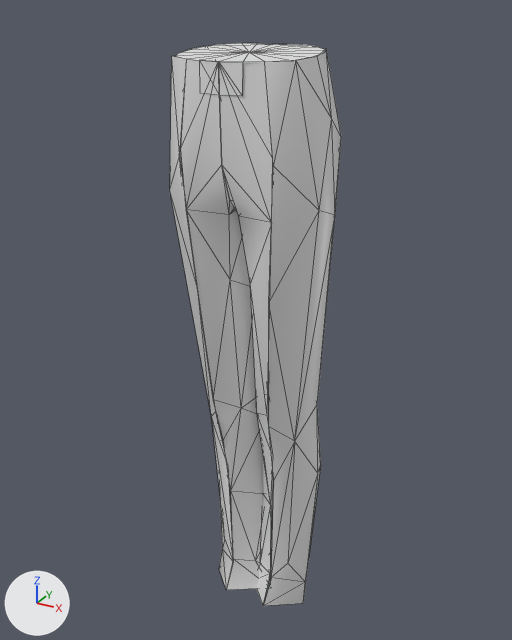
A saved change to the FBX model Assets/Resources/Model/MainMenu/3D/Clothing/Bottom/long_pants_bottom.fbx.
Before and after are seen from a 50 mm camera at (0.602, -1.104, 1.305) aimed at (-0.023, 0.03, 0.738). The lights are fixed; the arrows at lower left show +X, +Y and +Z. Mesh edges are drawn as thin lines. Vertices at the same position are counted once.

The first picture shows 'M00_001_01_Bottoms_01_CLOTH.002'.
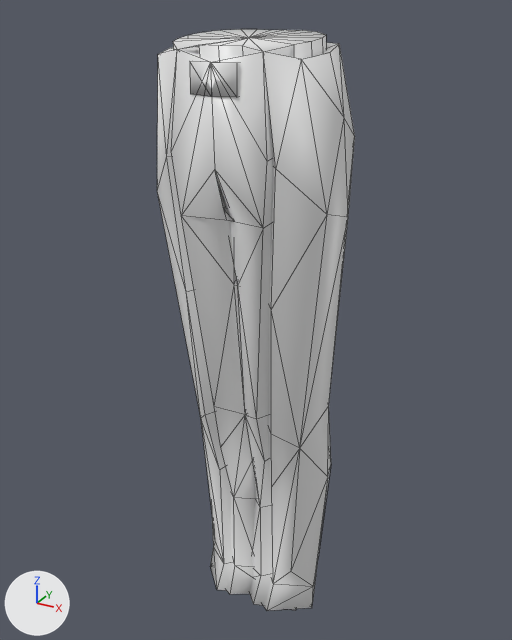
Location of each change, (x1, y1, x2, y2) in pixels of the pictures (512 x 640 px):
'M00_001_01_Bottoms_01_CLOTH.002', reshaped (16% wider)
    before: (170, 43, 341, 606)
    after: (157, 29, 355, 611)
part 1 of me_body_baked_003, rebuilt (90% wider, 7% taller)
    before: (170, 45, 274, 590)
    after: (157, 29, 355, 611)
part 2 of me_body_baked_003, deleted
    before: (218, 49, 341, 606)
part 3 of me_body_baked_003, deleted
    before: (175, 43, 325, 62)
part 4 of me_body_baked_003, deleted
    before: (199, 61, 243, 96)
part 5 of me_body_baked_003, added
    after: (190, 61, 238, 97)

The edits, one by one:
me_body_baked_003 is used by ob_m00_001_01_bottoms_01_cloth_002; location (-0.003, -0.002, -0.002).
me_body_baked_003 had 189 vertices, 217 faces and spanned x -0.156..0.155, y -0.121..0.129, z 0.049..1.252.
me_body_baked_003 now has 356 vertices, 573 faces and spans x -0.179..0.177, y -0.144..0.149, z 0.045..1.274.
me_body_baked_003 part 1: the loose piece of 80 vertices spanning x -0.156..0.025, y -0.121..0.129, z 0.049..1.251 is rebuilt with 344 vertices and now spans x -0.179..0.177, y -0.144..0.149, z 0.045..1.274.
me_body_baked_003 part 2: the loose piece of 79 vertices spanning x -0.024..0.155, y -0.121..0.129, z 0.049..1.251 is deleted.
me_body_baked_003 part 3: the loose piece of 23 vertices spanning x -0.126..0.124, y -0.118..0.057, z 1.233..1.252 is deleted.
me_body_baked_003 part 4: the loose piece of 7 vertices spanning x -0.04..0.038, y -0.12..-0.114, z 1.184..1.233 is deleted.
Part 5, on me_body_baked_003:
12 vertices are added at x -0.042..0.041, y -0.142..-0.038, z 1.183..1.234.
14 new faces join them.
